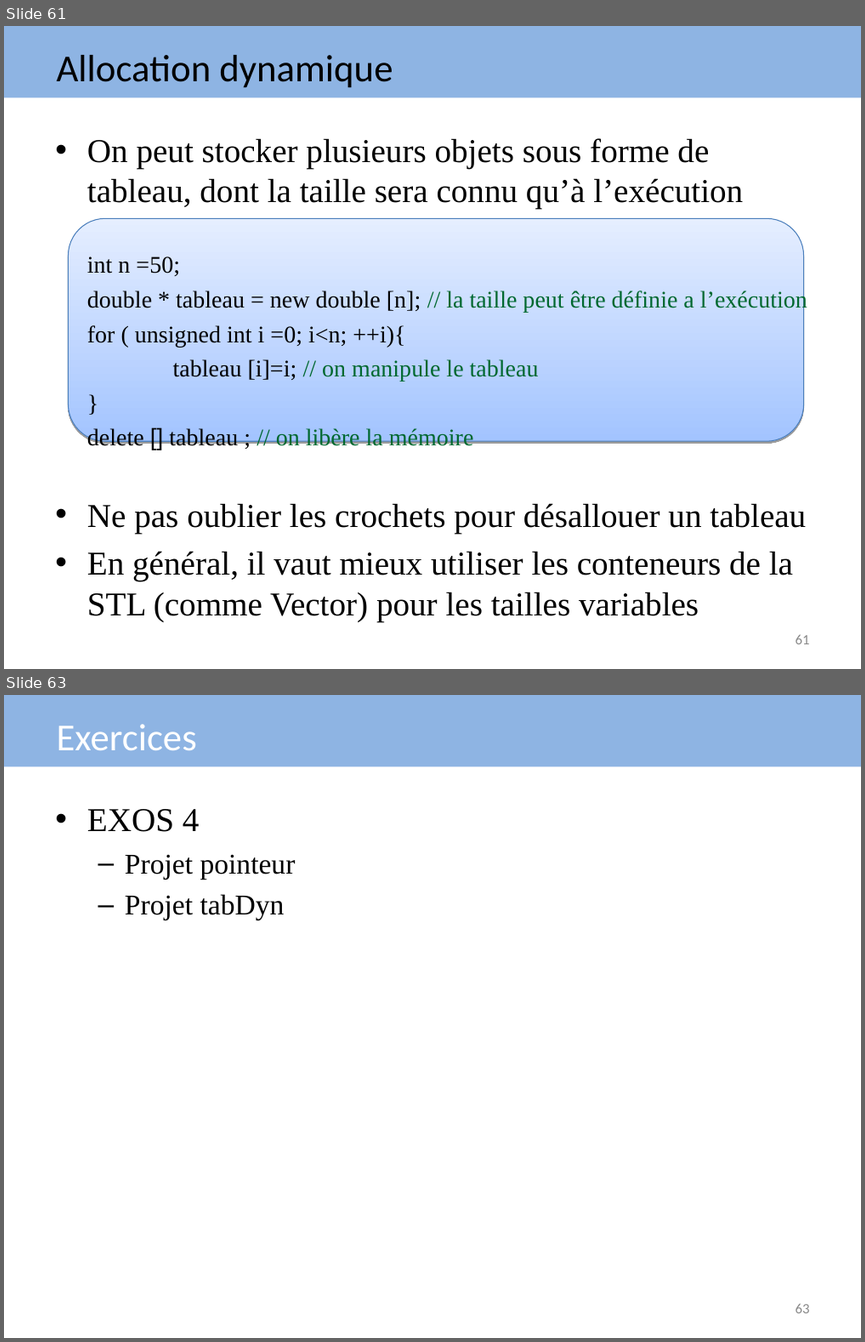
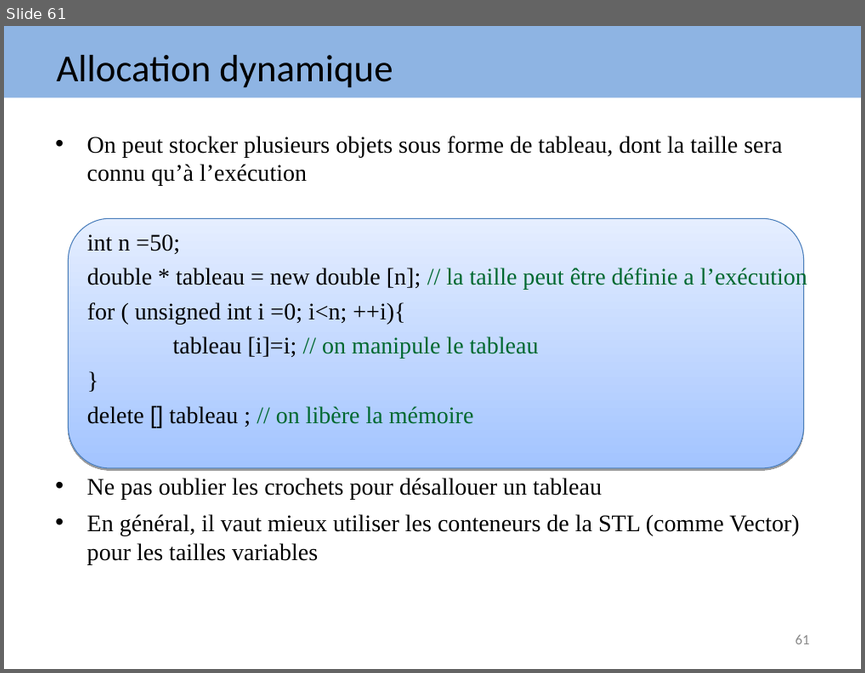
Before and after one commit to arnaudbirk/Formation-CPlusPlus, a slide deck: cours/Formation EVAFI C++.ppt. Shown one above the other, each under a label of ours: slides 61 and 63 before the commit, slide 61 after it; the slides between them are not shown. The pictures are 865x1342 and 865x673 pixels, drawn with LibreOffice and Linux fonts; fonts in the diff are those of the drawing. Boxes give left, top, right and bottom in pixels: in the first picture for what was removed or moved away, otherwise in the second. Text is boxed around its words. In the diff, an @@ line names an element or a change of style, - is before the commit and + after.

Commit message:
Ajout Exercice 3,4,5,6

```diff
--- a/cours/Formation EVAFI C++.ppt
+++ b/cours/Formation EVAFI C++.ppt
@@ slide 63 removed at (4, 695, 861, 1338), background #FFFFFF; not listed: 1 template element that a slide beside it also shows @@
@@ text removed at (57, 724, 197, 750) @@
-Exercices
@@ text removed at (87, 809, 296, 920) @@
-• EXOS 4
-  – Projet pointeur
-  – Projet tabDyn
@@ page number removed at (795, 1303, 810, 1313) @@
-63
@@ slide 61 changed as well @@
@@ text "On peut stocker plusieurs objets ..." at (87, 136, 807, 564): size 28 to 20 pt in "On peut stocker plusieurs objets sous forme ...", "Ne pas oublier les crochets pour désallouer ...", "En général, il vaut mieux utiliser les ..." @@
@@ rounded rectangle: place and size @@
-rounded rectangle at (69, 218, 803, 441)
+rounded rectangle at (69, 218, 803, 467)
```
Also in this commit, not shown: 103 other slides changed, 2 slides added, 4 other files.
